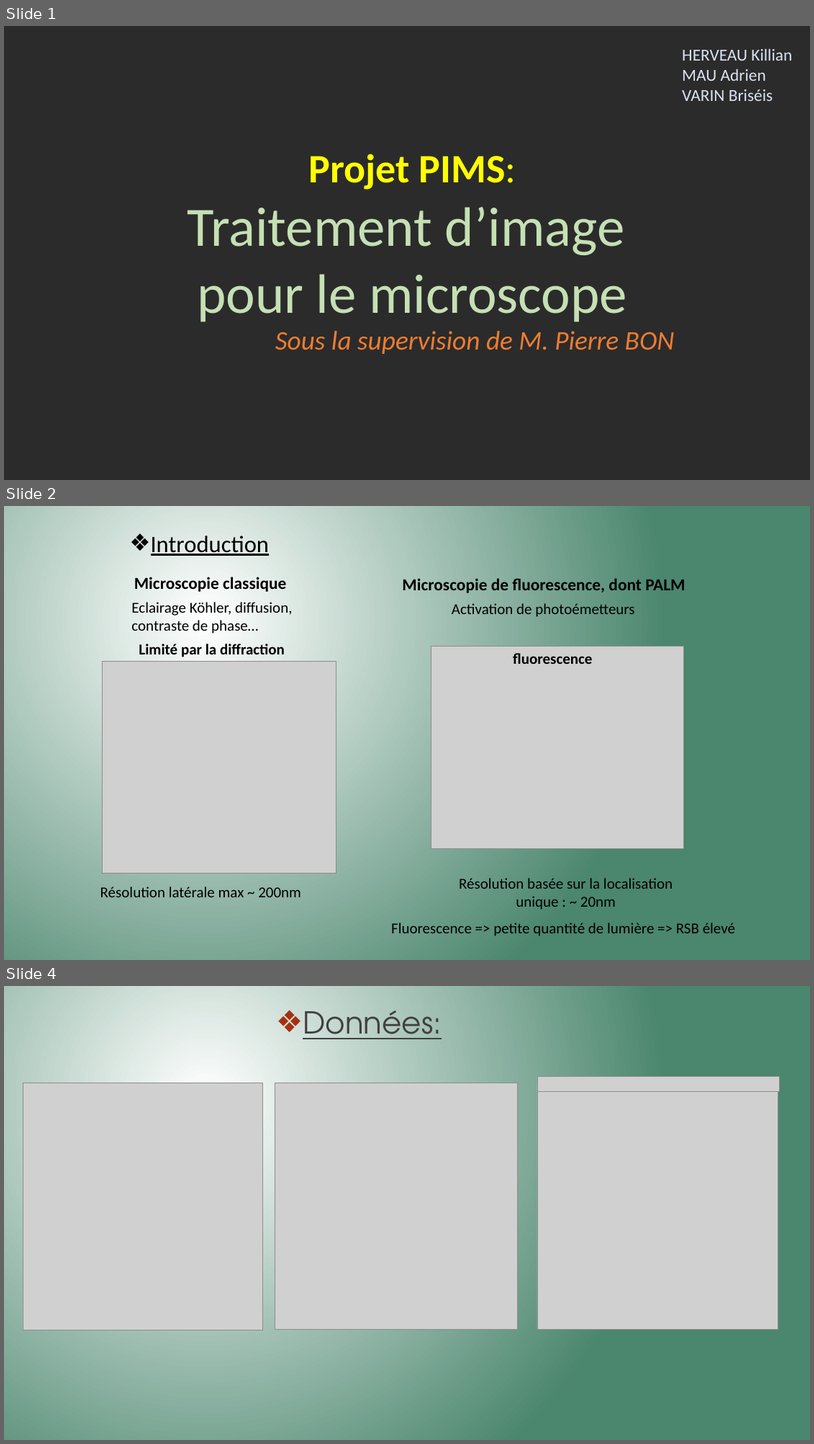
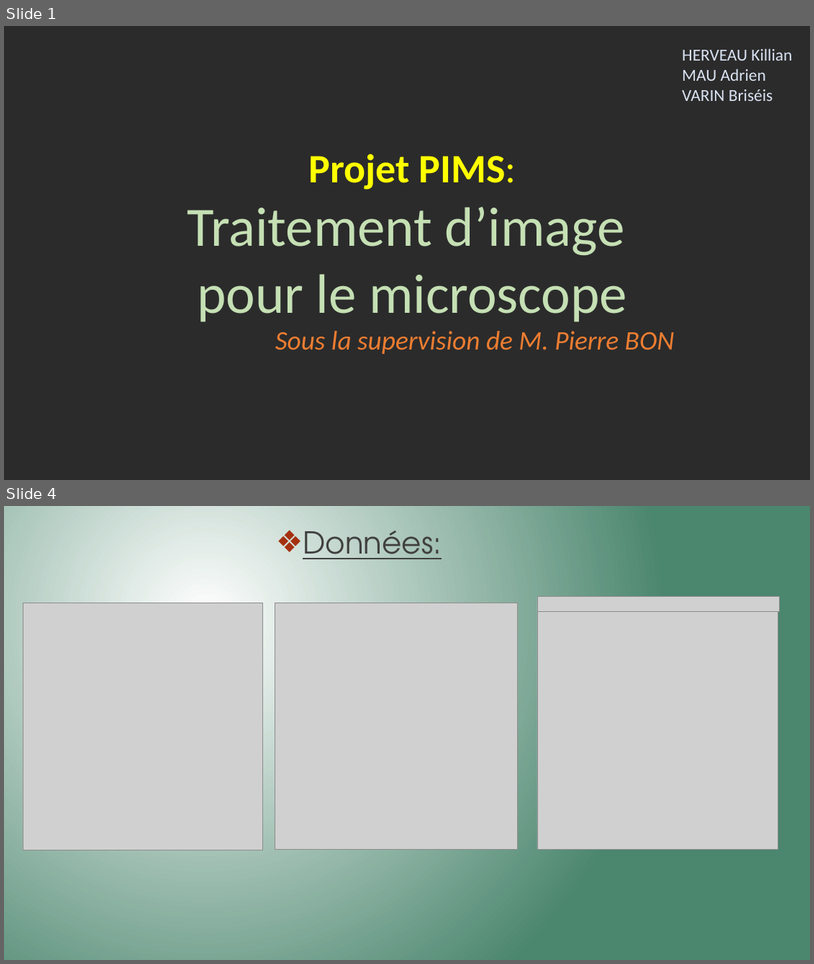
Before and after one commit to Killian-Herveau/PIMS, a slide deck: Pres_Avril/PresentationPIMSAvril.pptx. Shown one above the other, each under a label of ours: slides 1, 2 and 4 before the commit, slides 1 and 4 after it; the slides between them are not shown. The pictures are 814x1444 and 814x964 pixels, drawn with LibreOffice and Linux fonts; fonts in the diff are those of the drawing; grey boxes stand for pictures; background and template pictures are left out; a plain dark background stands for a picture behind light text. Boxes give left, top, right and bottom in pixels: in the first picture for what was removed or moved away, otherwise in the second. Text is boxed around its words. In the diff, an @@ line names an element or a change of style, - is before the commit and + after.

```diff
--- a/Pres_Avril/PresentationPIMSAvril.pptx
+++ b/Pres_Avril/PresentationPIMSAvril.pptx
@@ slide 2 removed at [4, 506, 810, 960], background gradient #FFFFFF to #4B866E @@
@@ text removed at [151, 536, 270, 556] @@
-❖ Introduction
@@ text removed at [134, 577, 286, 592] @@
-Microscopie classique
@@ text removed at [402, 578, 685, 593] @@
-Microscopie de fluorescence, dont PALM
@@ text removed at [131, 602, 292, 633] @@
-Eclairage Köhler, diffusion, contraste de phase…
@@ text removed at [452, 603, 635, 617] @@
-Activation de photoémetteurs
@@ text removed at [139, 644, 285, 657] @@
-Limité par la diffraction
@@ picture removed at [432, 646, 684, 848] @@
@@ text removed at [513, 653, 592, 664] @@
-fluorescence
@@ picture removed at [102, 661, 337, 872] @@
@@ text removed at [100, 886, 301, 897] @@
-Résolution latérale max ~ 200nm
@@ text removed at [459, 878, 673, 909] @@
-Résolution basée sur la localisation unique : ~ 20nm
@@ text removed at [391, 922, 736, 936] @@
-Fluorescence => petite quantité de lumière => RSB élevé
```
Also in this commit, not shown: 7 slides added, 1 other slide removed, 1 other file.
